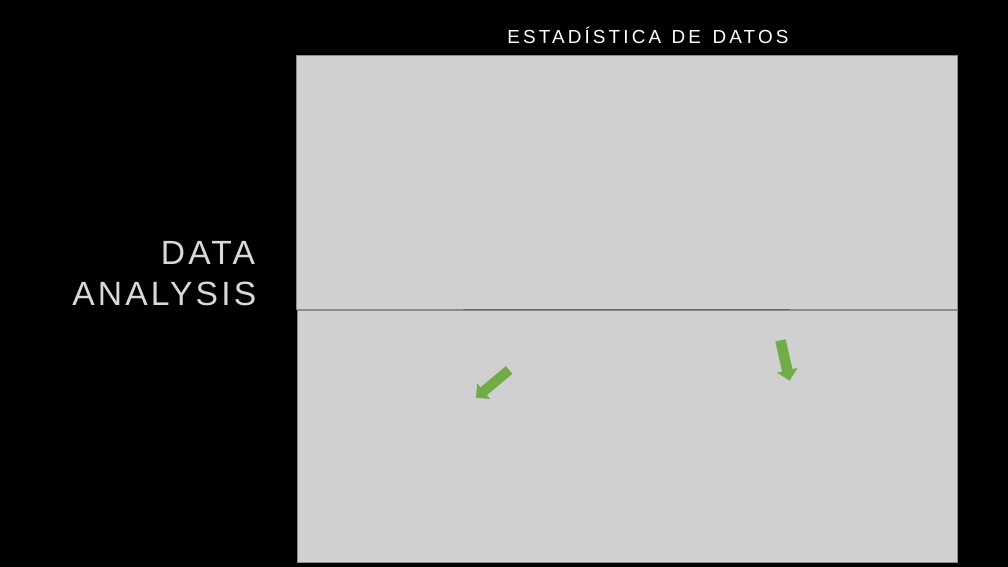
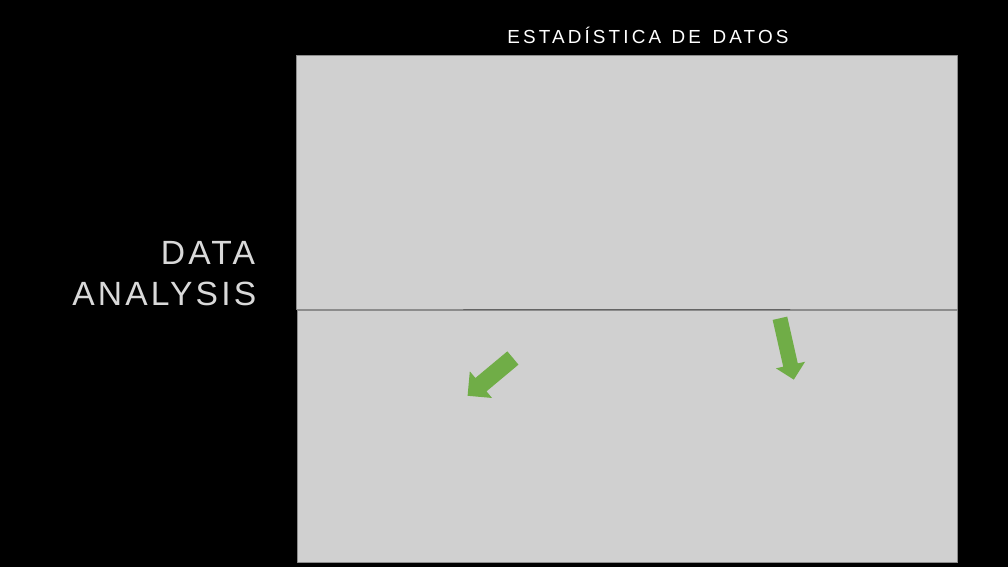
Before and after one commit to JaviCeRodriguez/Heart-Failure-ML, a slide deck: slide 3 of docs/Presentacion_Heart_Failure.pptx. Drawn at 1008x567 pixels with LibreOffice and Linux fonts; fonts in the diff are those of the drawing; grey boxes stand for pictures; background and template pictures are left out. Boxes give left, top, right and bottom in pixels: in the first picture for what was removed or moved away, otherwise in the second. Text is boxed around its words. In the diff, an @@ line names an element or a change of style, - is before the commit and + after.

```diff
--- a/docs/Presentacion_Heart_Failure.pptx
+++ b/docs/Presentacion_Heart_Failure.pptx
@@ right arrow resized from (x1=770, y1=338, x2=800, y2=383) to (x1=765, y1=315, x2=809, y2=383) @@
@@ right arrow resized from (x1=470, y1=362, x2=516, y2=405) to (x1=456, y1=345, x2=524, y2=410) @@
```
Also in this commit, not shown: 3 other slides changed, 1 other file.
